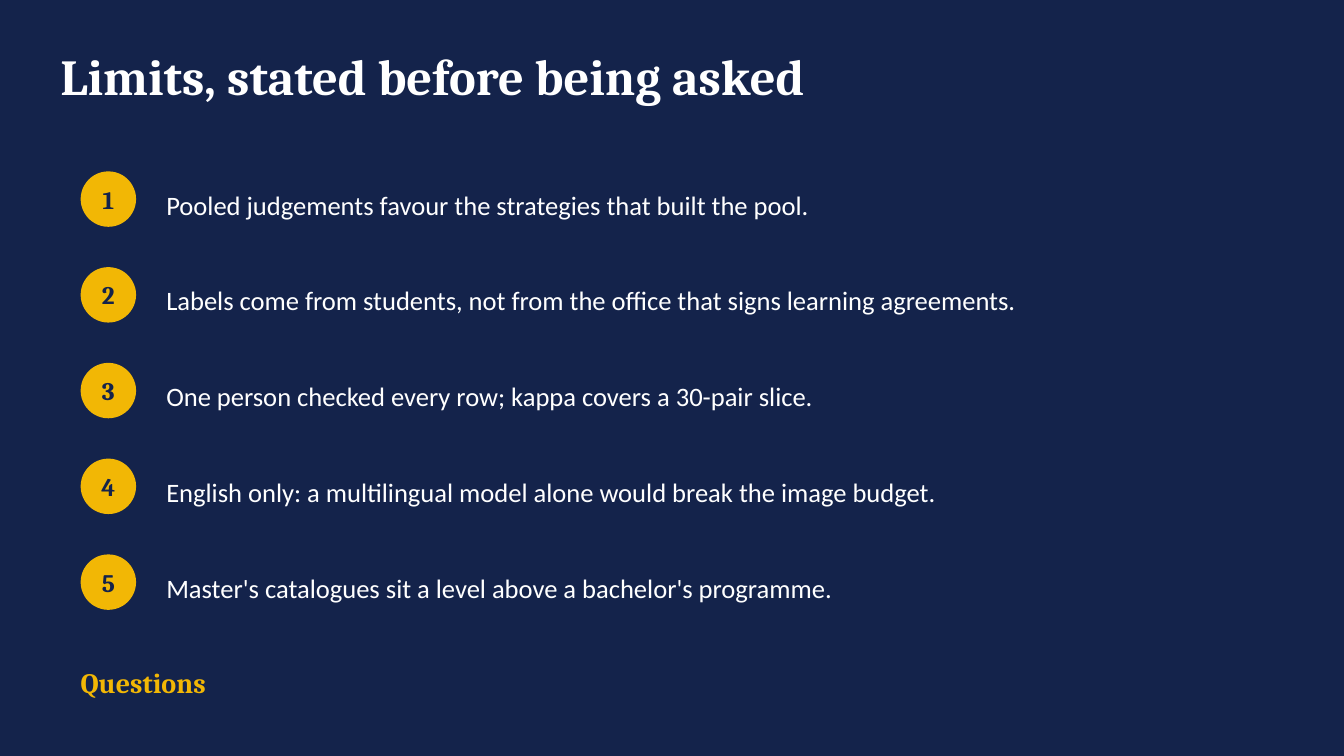
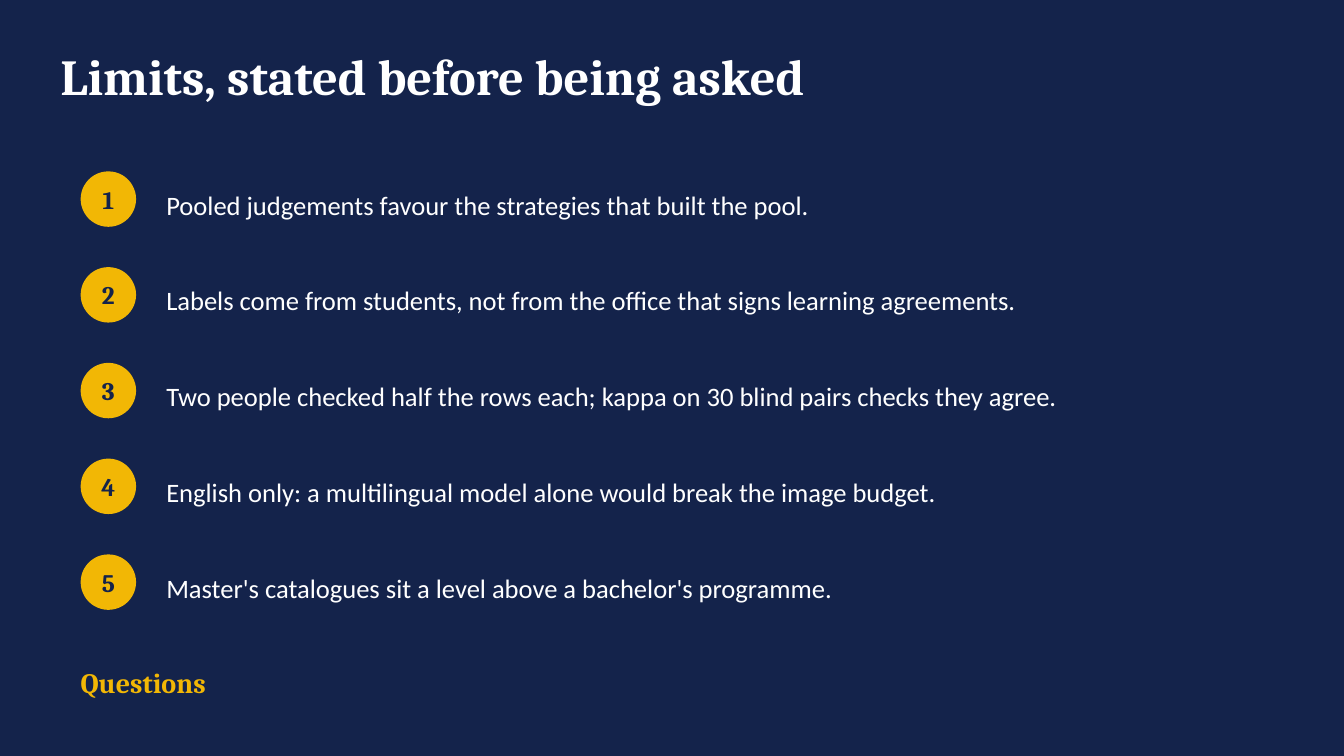
Before and after one commit to aleksandarhorvat/ErasmusGPT, a slide deck: slide 12 of docs/slides/erasmusgpt-defence.pptx. Drawn at 1344x756 pixels with LibreOffice and Linux fonts; fonts in the diff are those of the drawing. Boxes give left, top, right and bottom in pixels: in the first picture for what was removed or moved away, otherwise in the second. Text is boxed around its words. In the diff, an @@ line names an element or a change of style, - is before the commit and + after.

```diff
--- a/docs/slides/erasmusgpt-defence.pptx
+++ b/docs/slides/erasmusgpt-defence.pptx
@@ text at (166,387,1056,411): text changed @@
-One person checked every row; kappa covers a 30-pair slice.
+Two people checked half the rows each; kappa on 30 blind pairs checks they agree.
```
Also in this commit, not shown: 11 other files.
